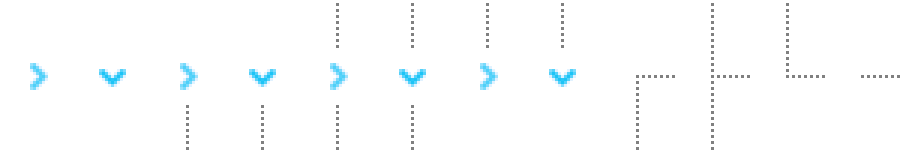
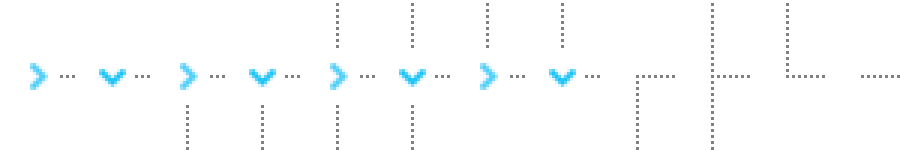
Two versions of the same layered image (900x150). Layer-by-layer changes:
added layer "图层 1" above "line-switch-arrow" over [60, 75, 600, 78]
